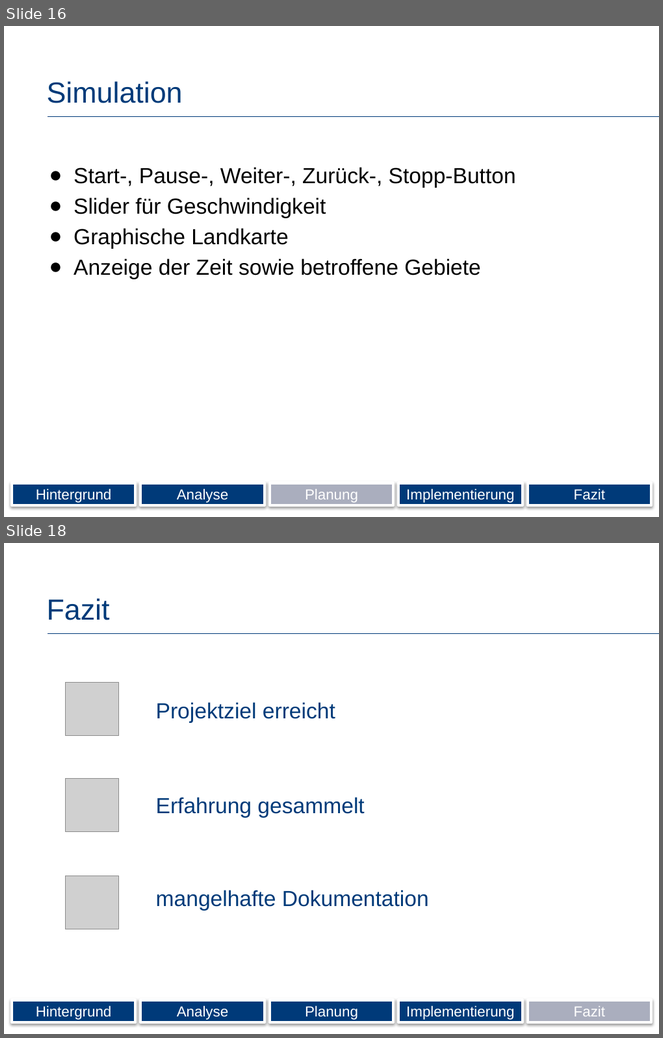
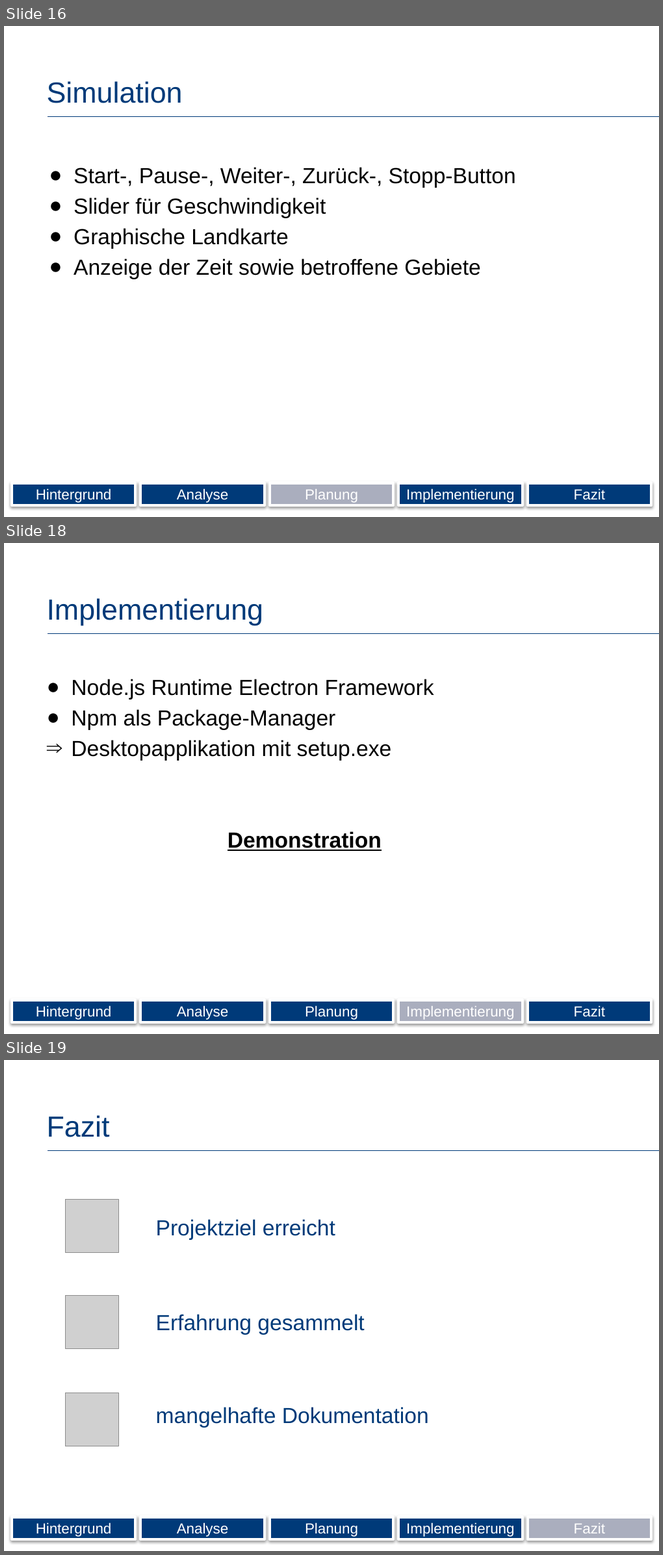
Before and after one commit to Wolle1508/SE-Projekt, a slide deck: Präsentation.pptx. Shown one above the other, each under a label of ours: slides 16 and 18 before the commit, slides 16, 18 and 19 after it; the slides between them are not shown. The pictures are 663x1038 and 663x1555 pixels, drawn with LibreOffice and Linux fonts; fonts in the diff are those of the drawing; grey boxes stand for pictures; background and template pictures are left out. Boxes give left, top, right and bottom in pixels: in the first picture for what was removed or moved away, otherwise in the second. Text is boxed around its words. In the diff, an @@ line names an element or a change of style, - is before the commit and + after.

```diff
--- a/Präsentation.pptx
+++ b/Präsentation.pptx
@@ slide 18 added at [4,543,659,1034], background #FFFFFF; not listed: 1 template element that a slide beside it also shows @@
@@ title added at [47,598,264,626], 32 pt, text #003A79 @@
+Implementierung
@@ text added at [71,679,434,851], 24 pt, text #000000 @@
+● Node.js Runtime Electron Framework
+● Npm als Package-Manager
+⇒ Desktopapplikation mit setup.exe
+Demonstration
@@ rectangle added at [12,1001,136,1023], fill #003A79, outline #FFFFFF 3 pt, 16 pt, text #FFFFFF @@
+Hintergrund
@@ rectangle added at [141,1001,265,1023], fill #003A79, outline #FFFFFF 3 pt, 16 pt, text #FFFFFF @@
+Analyse
@@ rectangle added at [270,1001,394,1023], fill #003A79, outline #FFFFFF 3 pt, 16 pt, text #FFFFFF @@
+Planung
@@ rectangle added at [399,1001,522,1023], fill #AAAEBE, outline #FFFFFF 3 pt, 16 pt, text #FFFFFF @@
+Implementierung
@@ rectangle added at [527,1001,651,1023], fill #003A79, outline #FFFFFF 3 pt, 16 pt, text #FFFFFF @@
+Fazit
@@ what was slide 18 is now slide 19 @@
```
Also in this commit, not shown: 1 slide changed.
